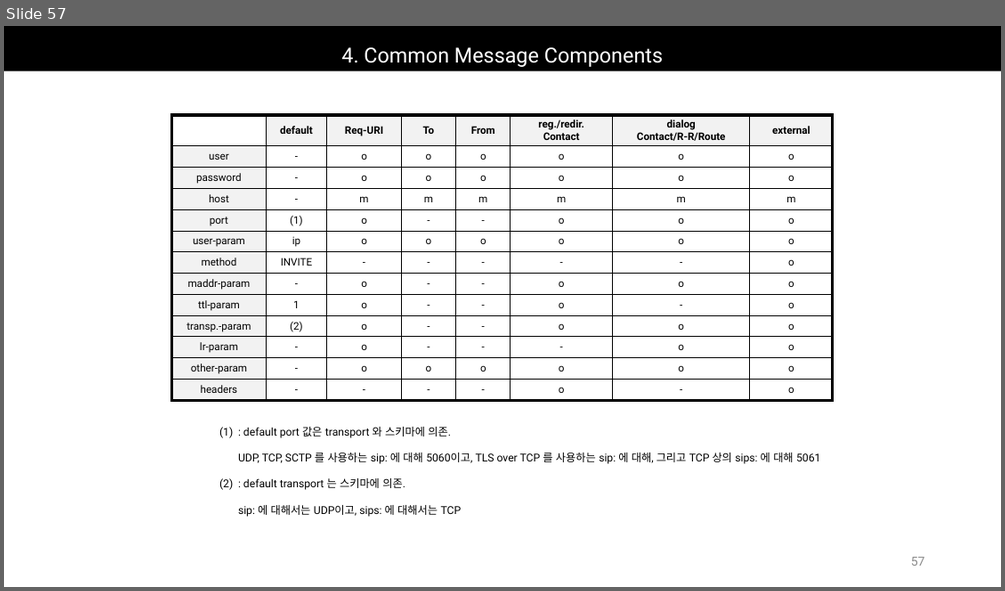
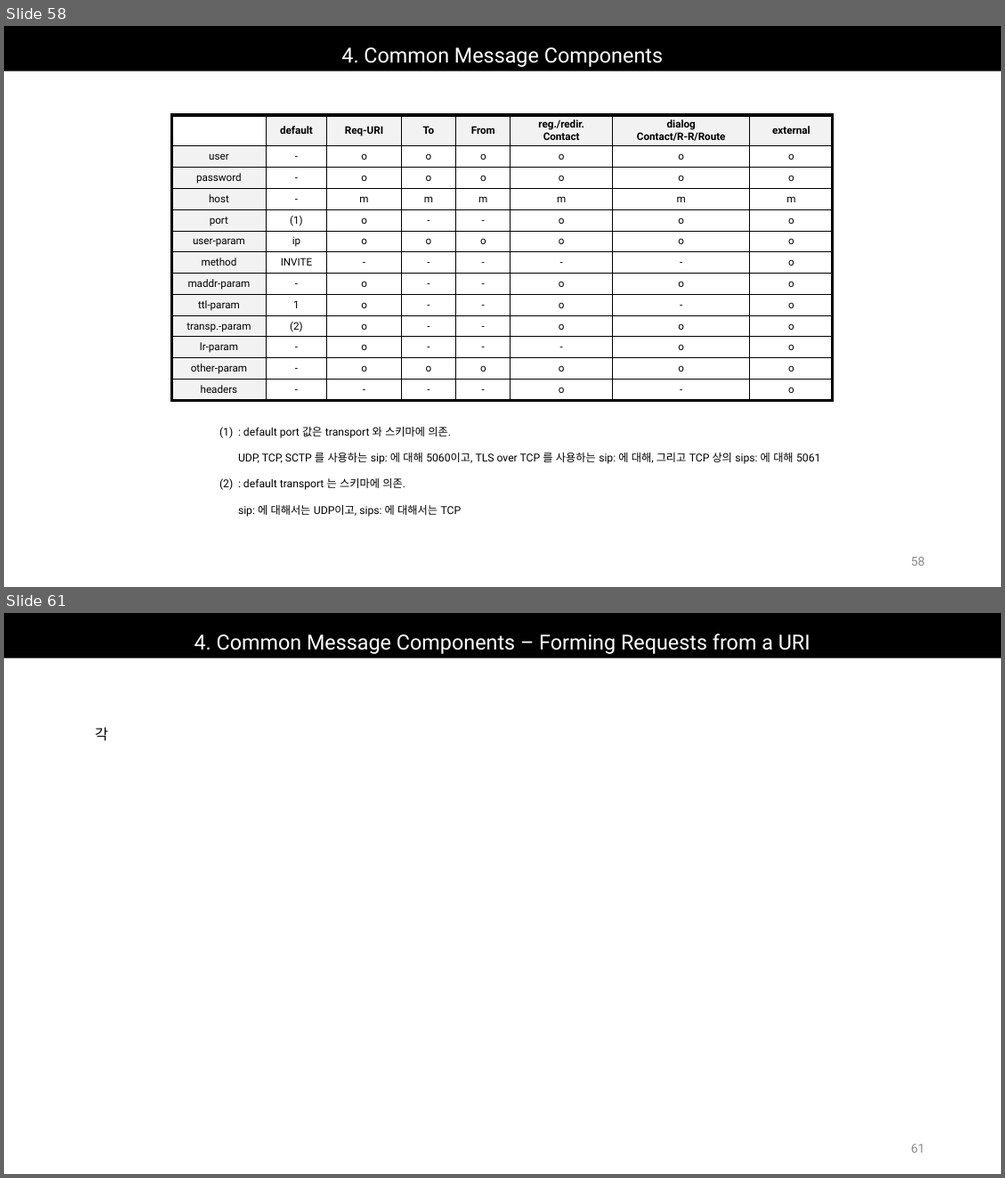
Before and after one commit to Epsilonely/SIP-Survey, a slide deck: 세미나 3차.pptx. Shown one above the other, each under a label of ours: slide 57 before the commit, slides 58 and 61 after it; the slides between them are not shown. The pictures are 1005x591 and 1005x1178 pixels, drawn with LibreOffice and Linux fonts; fonts in the diff are those of the drawing. Boxes give left, top, right and bottom in pixels: in the first picture for what was removed or moved away, otherwise in the second. Text is boxed around its words. In the diff, an @@ line names an element or a change of style, - is before the commit and + after.

```diff
--- a/세미나 3차.pptx
+++ b/세미나 3차.pptx
@@ slide 61 added at [4, 613, 1001, 1174], background #FFFFFF @@
@@ title added at [4, 613, 1001, 657], fill #000000, 20 pt, text #FFFFFF @@
+4. Common Message Components – Forming Requests from a URI
@@ text added at [95, 727, 108, 741], 14 pt, text #000000 @@
+각
@@ page number added at [911, 1143, 925, 1152], 12 pt, text #8C8C8C @@
+61
@@ what was slide 57 is now slide 58 @@
@@ page number at [911, 556, 925, 565]: text changed @@
-57
+58
```
Also in this commit, not shown: 6 slides changed, 3 other slides added, 2 other files.
